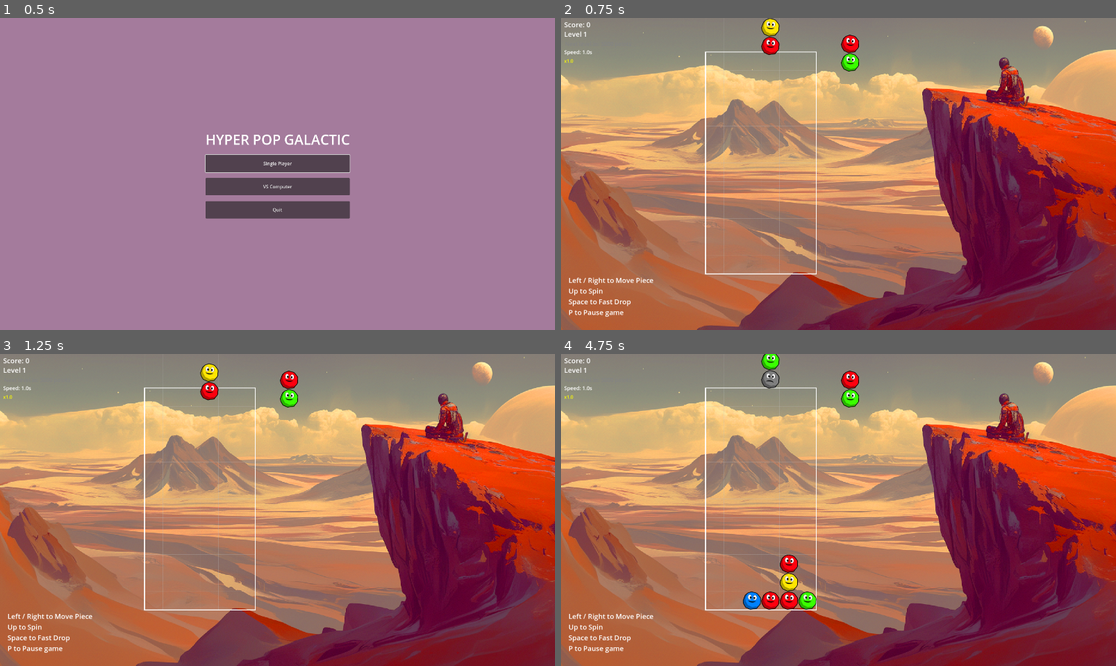
Above: before the commit, frames 1-4 (two rows, left to right).
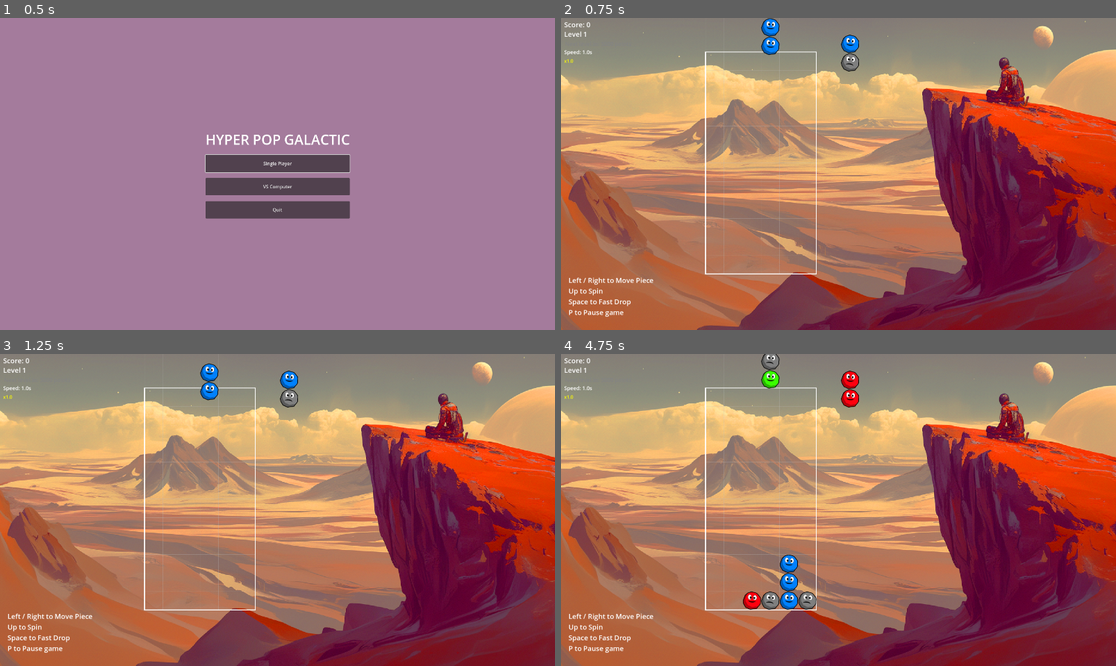
Above: after the commit, the same moments.

Repository: csmallfield/PuyoPuyo
Game: Godot game, scene res://scenes/MainMenu.tscn
The game is run twice, just before and just after one commit, with the same random seed, the same clock (stepped at 60 frames per second) and the same inputs. The engine's default icon, where the game draws it, is replaced by a stand-in: a white triangle on a blue panel in a dark square.
Inputs (mouse positions are in pixels of both pictures, inside the frame that each line leads up to):
- Up to frame 1 (0.5 s): no input
- Up to frame 2 (0.75 s): click "Single Player" at 0.5 s
- Up to frame 3 (1.25 s): no input
- Up to frame 4 (4.75 s): move the mouse to (960, 494) at 1.27 s; hold Right (move_right) 1.28-2.03 s; hold Space (fast_drop) 1.28-2.03 s; move the mouse to (727, 525) at 2.02 s; hold Down (move_down) 2.03-2.78 s; tap Up (rotate_piece) at 2.1, 3.6 s; move the mouse to (894, 441) at 2.77 s; hold Space (fast_drop) 2.78-3.53 s; hold Right (move_right) 2.78-4.28 s; move the mouse to (810, 572) at 3.52 s; move the mouse to (1005, 556) at 4.27 s; hold Left (move_left) from 4.28 s (still down); hold Space (fast_drop) from 4.28 s (still down)

Frame 1 is identical in both runs. In frame 2, 0.5% of the frame differs, in the area x 36-54%, y 0-17%; in frame 3, 0.5%; in frame 4, 1.1%, in the area x 32-54%, y 0-82%.

Commit message:
Improved randomization of the bomb spawning
now it's not purely random, there is a cool down counter once a bomb appears to prevent getting a bunch of bombs in a row and there is also a function that after 50 pieces with no bomb the chance of getting a bomb becomes certain

Diff:
--- a/puyopuyo_prototype/scripts/GameState.gd
+++ b/puyopuyo_prototype/scripts/GameState.gd
@@ -34,6 +34,11 @@
 
 # Bomb type selection
 var current_bomb_type = BombController.BombType.NORMAL
+
+# Bomb cooldown system (only affects bombs, not bubbles)
+var bomb_cooldown_pieces = 15  # Minimum pieces between bombs
+var bomb_guarantee_pieces = 50  # Force spawn if no bomb in this many pieces
+var pieces_since_last_bomb = 0  # Counter for cooldown tracking
 
 # Game mode presets
 enum GameMode {
@@ -114,6 +119,7 @@
 	level = 1
 	lines_cleared = 0
 	current_state = State.PLAYING
+	pieces_since_last_bomb = 0  # Reset bomb cooldown counter
 	emit_signal("score_changed", score)
 	emit_signal("level_changed", level)
 	start_piece_sequence()
@@ -131,11 +137,15 @@
 	allow_bubble_pieces = true
 	bubble_spawn_chance = 0.15
 	bomb_spawn_chance = 0.02
+	bomb_cooldown_pieces = 15
+	bomb_guarantee_pieces = 50
 
 func configure_vs_mode():
 	allow_bubble_pieces = false
 	bubble_spawn_chance = 0.0
 	bomb_spawn_chance = 0.05
+	bomb_cooldown_pieces = 10  # Faster bomb spawning in VS mode
+	bomb_guarantee_pieces = 30
 
 func set_bomb_type(bomb_type: int):
 	"""Set the current bomb type for the game session"""
@@ -193,6 +203,7 @@
 func start_piece_sequence():
 	piece_sequence = []
 	sequence_index = 0
+	pieces_since_last_bomb = 0  # Reset cooldown counter
 	generate_piece_sequence()
 
 func generate_piece_sequence():
@@ -206,15 +217,34 @@
 		"piece2": {}
 	}
 
+	# Increment counter for cooldown tracking
+	pieces_since_last_bomb += 1
+
+	# Determine if we should try to spawn a bomb (COOLDOWN SYSTEM)
+	var can_spawn_bomb = current_bomb_type != BombController.BombType.NONE
+	var bomb_spawn_allowed = false
+
+	if can_spawn_bomb:
+		if pieces_since_last_bomb < bomb_cooldown_pieces:
+			# Still in cooldown - no bombs allowed
+			bomb_spawn_allowed = false
+		elif pieces_since_last_bomb >= bomb_guarantee_pieces:
+			# Past guarantee threshold - force spawn a bomb
+			bomb_spawn_allowed = true
+			print("Bomb cooldown: Guaranteed spawn at ", pieces_since_last_bomb, " pieces")
+		else:
+			# In normal window - use random chance
+			bomb_spawn_allowed = randf() < bomb_spawn_chance
+
 	# Generate piece1
-	var rand1 = randf()
-	# DON'T spawn bombs if current_bomb_type is NONE
-	var piece1_is_bomb = (current_bomb_type != BombController.BombType.NONE) and (rand1 < bomb_spawn_chance)
+	var piece1_is_bomb = bomb_spawn_allowed
 
 	if piece1_is_bomb:
 		pair_data.piece1.type = "bomb"
 		pair_data.piece1.bomb_type = current_bomb_type
 		pair_data.piece1.color = bomb_color
+		pieces_since_last_bomb = 0  # Reset counter
+		print("Bomb cooldown: Bomb spawned, counter reset")
 	else:
 		var piece1_is_bubble = allow_bubble_pieces and (randf() < bubble_spawn_chance)
 		if piece1_is_bubble:
@@ -226,15 +256,16 @@
 
 	# Generate piece2 (ensure no bomb+bomb pairs)
 	var piece2_is_bomb = false
-	if not piece1_is_bomb:
-		var rand2 = randf()
-		# DON'T spawn bombs if current_bomb_type is NONE
-		piece2_is_bomb = (current_bomb_type != BombController.BombType.NONE) and (rand2 < bomb_spawn_chance)
+	if not piece1_is_bomb and bomb_spawn_allowed:
+		# If piece1 wasn't a bomb but we can spawn one, try piece2
+		piece2_is_bomb = true
 
 	if piece2_is_bomb:
 		pair_data.piece2.type = "bomb"
 		pair_data.piece2.bomb_type = current_bomb_type
 		pair_data.piece2.color = bomb_color
+		pieces_since_last_bomb = 0  # Reset counter
+		print("Bomb cooldown: Bomb spawned (piece2), counter reset")
 	else:
 		var piece2_is_bubble = allow_bubble_pieces and (randf() < bubble_spawn_chance)
 		if piece2_is_bubble:
@@ -263,3 +294,4 @@
 func reset_piece_sequence():
 	piece_sequence = []
 	sequence_index = 0
+	pieces_since_last_bomb = 0  # Reset cooldown counter
